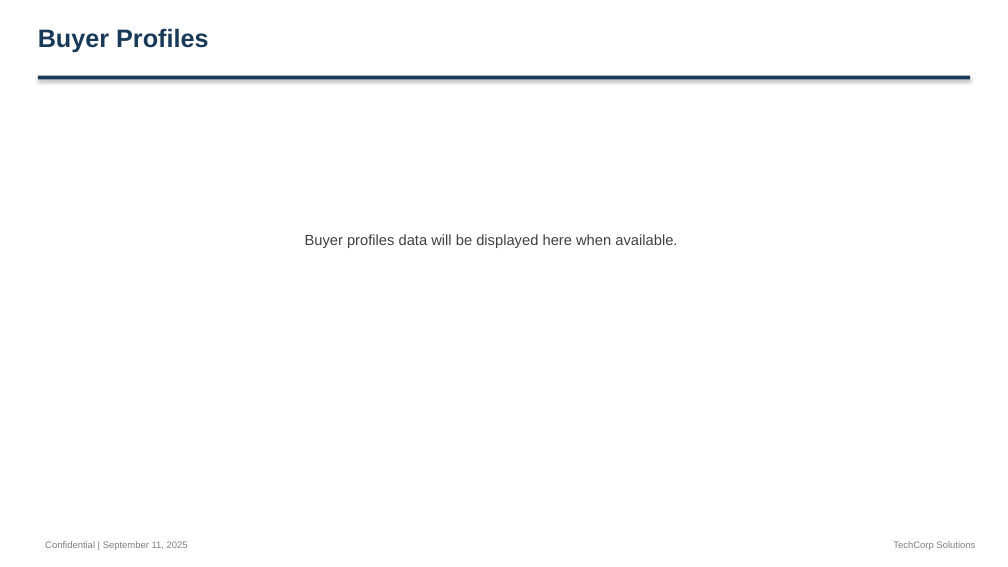
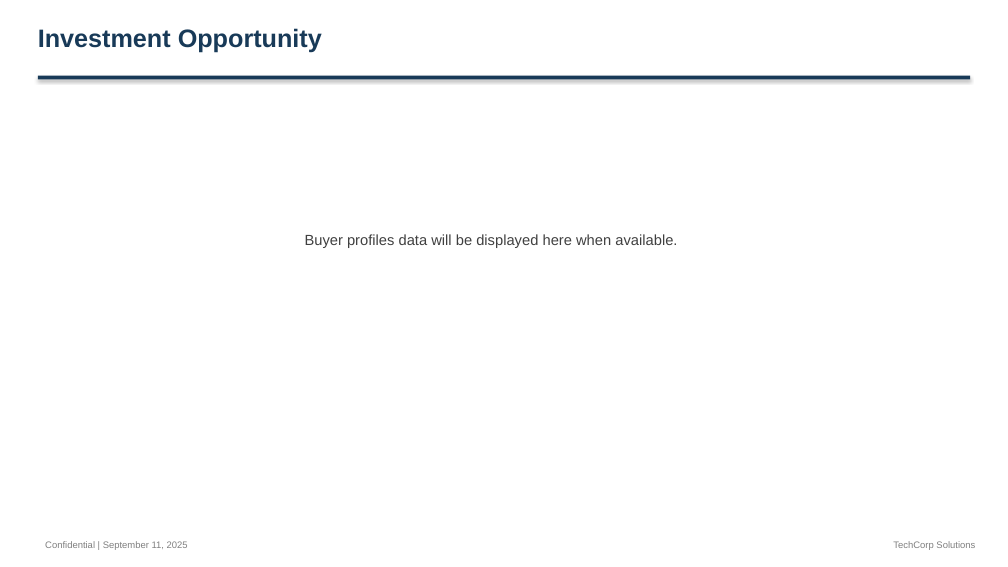
Before and after one commit to alinvb/slide_generator, a slide deck: slide 12 of output_presentation.pptx (slide 11 before the commit). Drawn at 1008x567 pixels with LibreOffice and Linux fonts; fonts in the diff are those of the drawing. Boxes give left, top, right and bottom in pixels: in the first picture for what was removed or moved away, otherwise in the second. Text is boxed around its words. In the diff, an @@ line names an element or a change of style, - is before the commit and + after.

```diff
--- a/output_presentation.pptx
+++ b/output_presentation.pptx
@@ text at box(38, 28, 322, 53): text changed @@
-Buyer Profiles
+Investment Opportunity
```
Also in this commit, not shown: 6 other slides changed, 4 slides added, 3 slides removed, 1 other file.
